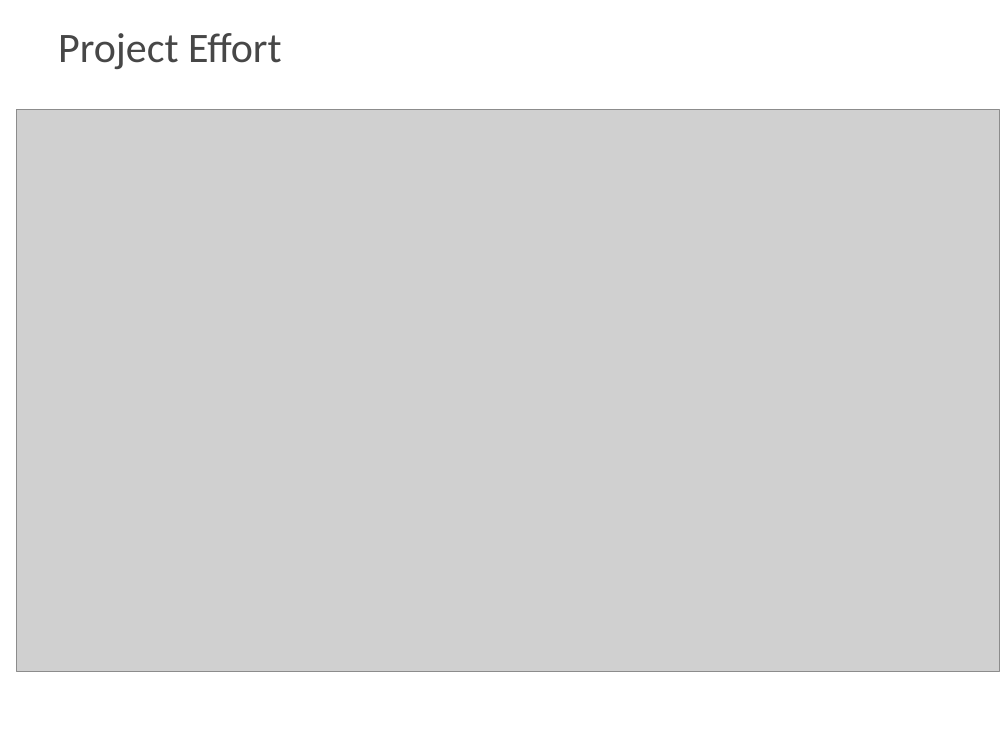
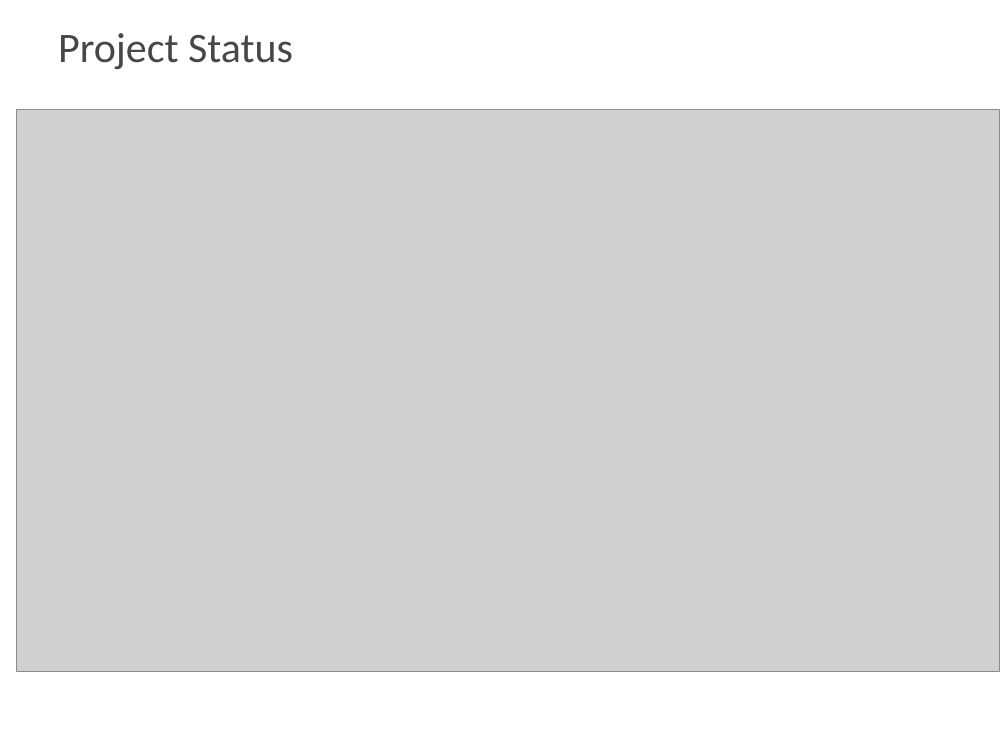
Before and after one commit to MrNayLA/SE25PT7SERIS, a slide deck: slide 25 of MGMT/REPORT/PPT/WORK IN PROGRESS/3 RAM Project Presentation - Iter2.pptx (slide 22 before the commit). Drawn at 1008x756 pixels with LibreOffice and Linux fonts; fonts in the diff are those of the drawing; grey boxes stand for pictures; background and template pictures are left out. Boxes give left, top, right and bottom in pixels: in the first picture for what was removed or moved away, otherwise in the second. Text is boxed around its words. In the diff, an @@ line names an element or a change of style, - is before the commit and + after.

```diff
--- a/MGMT/REPORT/PPT/WORK IN PROGRESS/3 RAM Project Presentation - Iter2.pptx
+++ b/MGMT/REPORT/PPT/WORK IN PROGRESS/3 RAM Project Presentation - Iter2.pptx
@@ title at bbox=[58, 33, 293, 69]: text changed @@
-Project Effort
+Project Status
```
Also in this commit, not shown: 6 other slides changed, 8 slides added, 2 slides removed.
